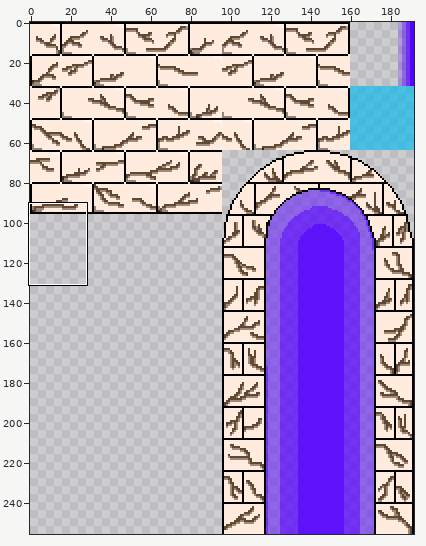
Sprite sheet, stored at assets/sprites/tilemap.png. The picture above shows the old version from afar; the outline marks the close-up.
Close-up. Earlier state:
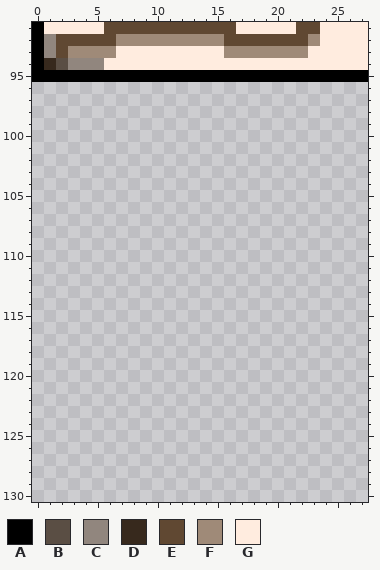
The file is 192x256 pixels. Colours within 5 levels of each other are drawn and written as one. Shown: x 0..27, y 91..130.
Palette (. is transparent): A #000000  B #5a4e44  C #91867e  D #37291d  E #604832  F #9f8a78  G #ffecdf
Pixels before, first column x 0:
91 AGGGGGEEEEEEEEEEEGGGGGEEGGGG
92 ACEEEEEFFFFFFFFFEEEEEEEFGGGG
93 ACEFFFFGGGGGGGGGFFFFFFFGGGGG
94 ADBCCCGGGGGGGGGGGGGGGGGGGGGG
95 AAAAAAAAAAAAAAAAAAAAAAAAAAAA
Once edited:
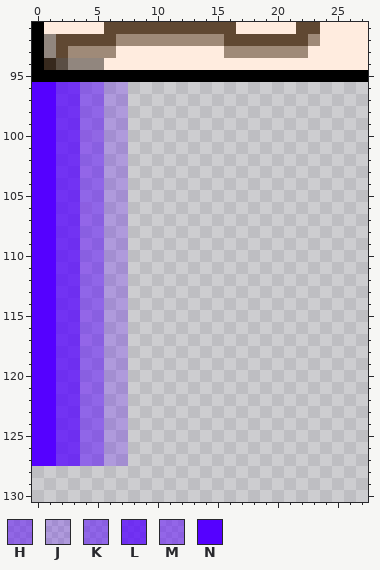
Colours new in this view: H #5602f980  J #5400ff40  K #5400ff80  L #5400ffc0  M #5a00ff80  N #5501ff
Changes in this commit:
Changed rows in their new state; - is an unchanged pixel.
first column x 0:
 96 NNLLKKJJ
 97 NNLLKKJJ
 98 NNLLKKJJ
 99 NNLLKKJJ
100 NNLLMHJJ
101 NNLLMKJJ
102 NNLLKKJJ
103 NNLLMKJJ
104 NNLLKKJJ
105 NNLLKKJJ
106 NNLLMKJJ
107 NNLLMKJJ
108 NNLLKKJJ
109 NNLLMKJJ
110 NNLLKKJJ
111 NNLLMKJJ
112 NNLLKKJJ
113 NNLLKKJJ
114 NNLLKKJJ
115 NNLLMKJJ
116 NNLLKKJJ
117 NNLLMKJJ
118 NNLLKKJJ
119 NNLLKKJJ
120 NNLLKKJJ
121 NNLLMKJJ
122 NNLLKKJJ
123 NNLLKKJJ
124 NNLLKKJJ
125 NNLLKKJJ
126 NNLLKKJJ
127 NNLLKKJJ
Changed places in both close-ups, as pixel boxes (x1, y1, x2, y2):
added: (32, 82, 128, 466)
